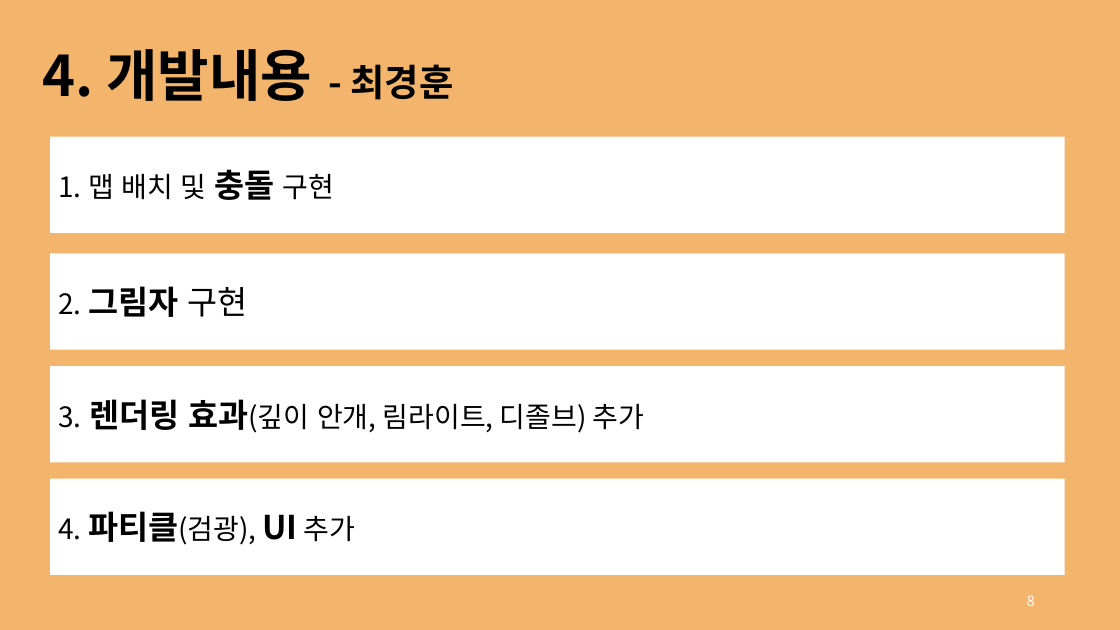
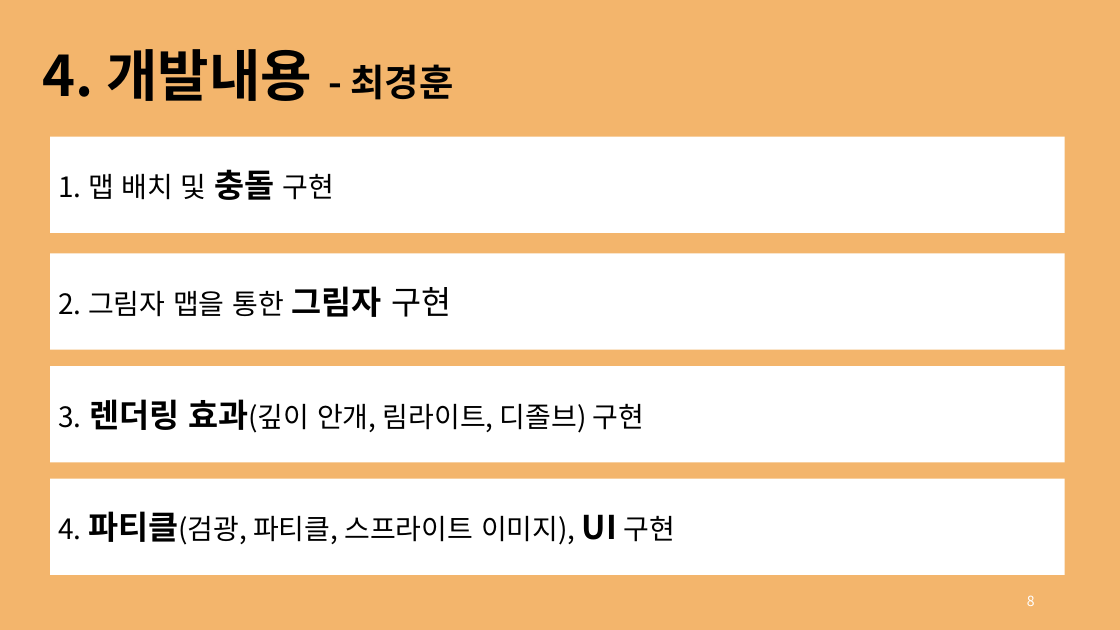
Before and after one commit to rg7155/2022_GraduationProject, a slide deck: slide 8 of 발표자료/2. 중간발표/의뢰인_윤성주, 최경훈.pptx. Drawn at 1120x630 pixels with LibreOffice and Linux fonts; fonts in the diff are those of the drawing. Boxes give left, top, right and bottom in pixels: in the first picture for what was removed or moved away, otherwise in the second. Text is boxed around its words. In the diff, an @@ line names an element or a change of style, - is before the commit and + after.

```diff
--- a/발표자료/2. 중간발표/의뢰인_윤성주, 최경훈.pptx
+++ b/발표자료/2. 중간발표/의뢰인_윤성주, 최경훈.pptx
@@ text in rectangle at [58,286,451,317]: text changed; size 28 to 24 pt @@
-2. 그림자 구현
+2. 그림자 맵을 통한 그림자 구현
@@ text in rectangle at [58,399,645,433]: text changed @@
-3. 렌더링 효과(깊이 안개, 림라이트, 디졸브) 추가
+3. 렌더링 효과(깊이 안개, 림라이트, 디졸브) 구현
@@ text in rectangle at [58,511,675,545]: text changed @@
-4. 파티클(검광), UI 추가
+4. 파티클(검광, 파티클, 스프라이트 이미지), UI 구현
```
Also in this commit, not shown: 1 other slide changed, 1 other file.
